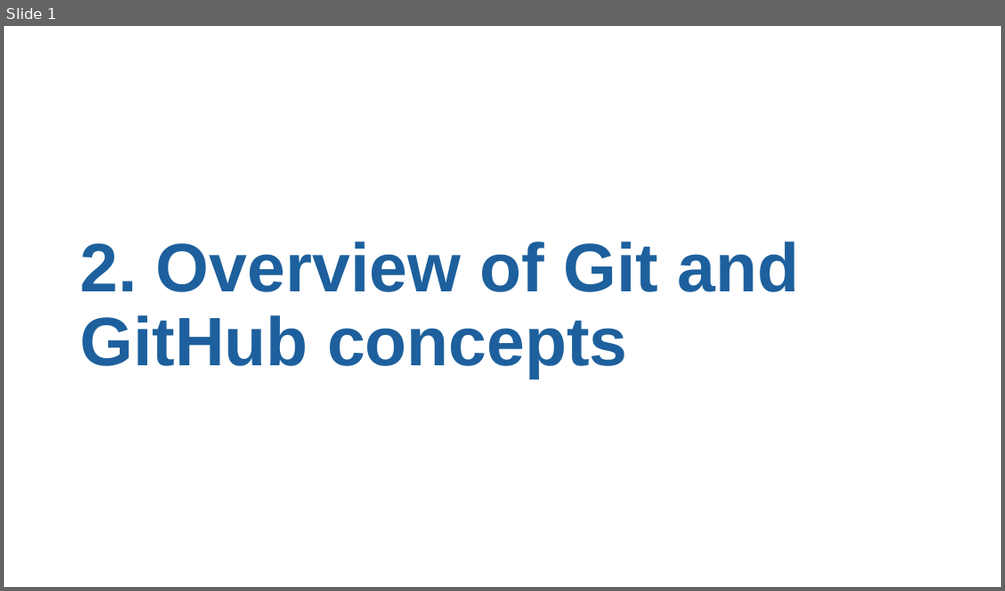
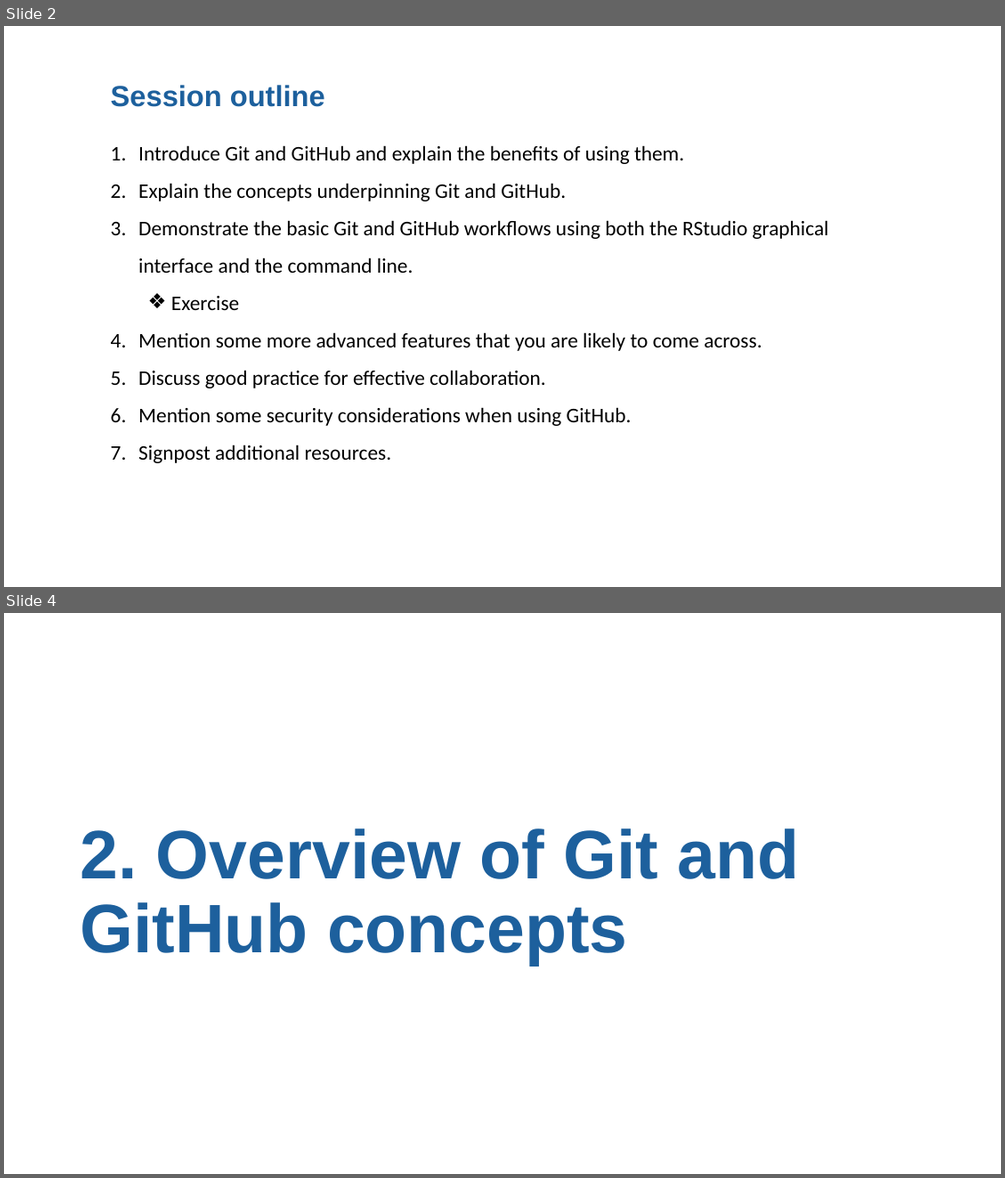
Before and after one commit to moj-analytical-services/intro_to_github_training, a slide deck: GitGitHub slides.pptx. Shown one above the other, each under a label of ours: slide 1 before the commit, slides 2 and 4 after it; the slides between them are not shown. The pictures are 1005x591 and 1005x1178 pixels, drawn with LibreOffice and Linux fonts; fonts in the diff are those of the drawing. Boxes give left, top, right and bottom in pixels: in the first picture for what was removed or moved away, otherwise in the second. Text is boxed around its words. In the diff, an @@ line names an element or a change of style, - is before the commit and + after.

```diff
--- a/GitGitHub slides.pptx
+++ b/GitGitHub slides.pptx
@@ slide 2 added at [4,26,1001,587], background #FFFFFF @@
@@ text added at [111,85,829,463], 20 pt, text #000000 @@
+Session outline
+1. Introduce Git and GitHub and explain the benefits of using them.
+2. Explain the concepts underpinning Git and GitHub.
+3. Demonstrate the basic Git and GitHub workflows using both the RStudio graphical interface and the command line.
+  ❖ Exercise
+4. Mention some more advanced features that you are likely to come across.
+5. Discuss good practice for effective collaboration.
+6. Mention some security considerations when using GitHub.
+7. Signpost additional resources.
@@ what was slide 1 is now slide 4 @@
```
Also in this commit, not shown: 5 slides changed, 3 other slides added.
